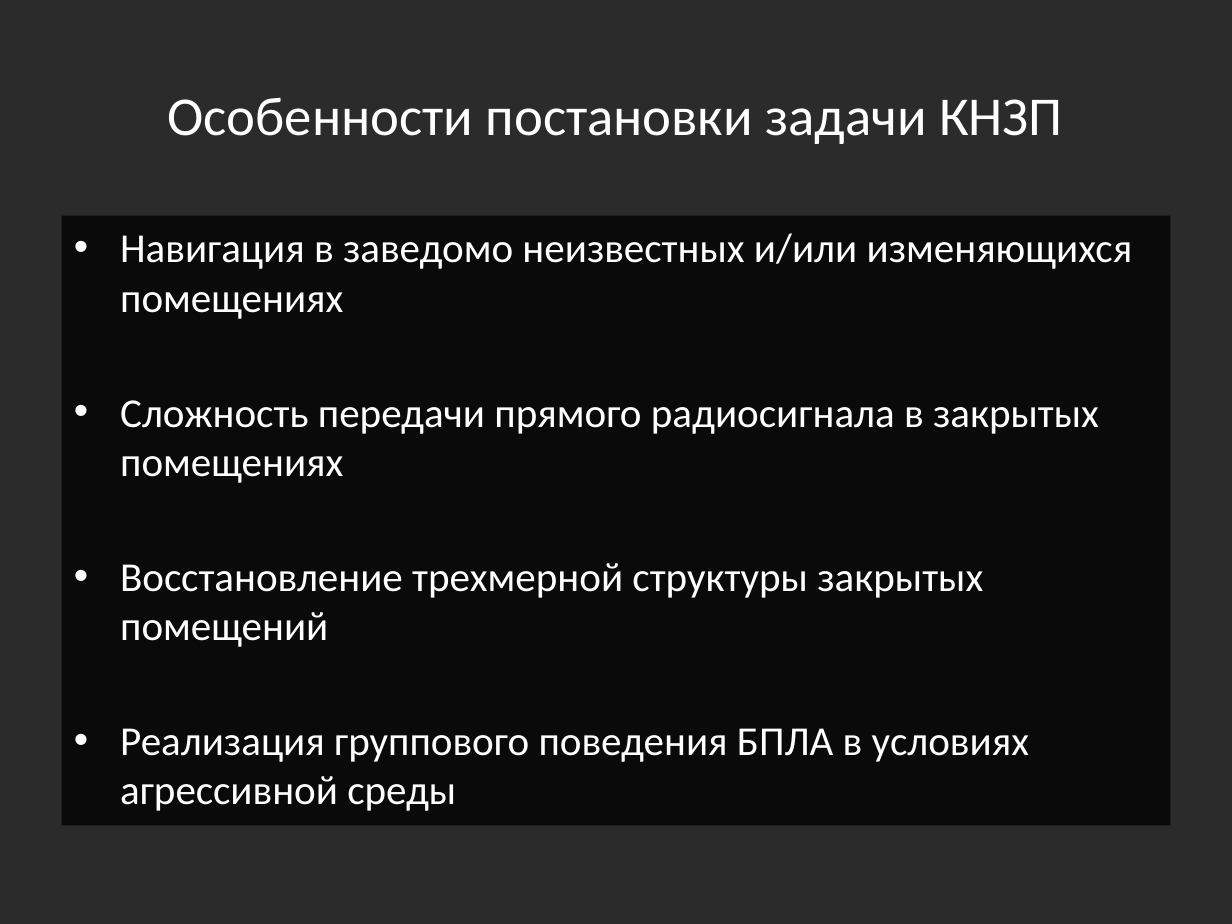
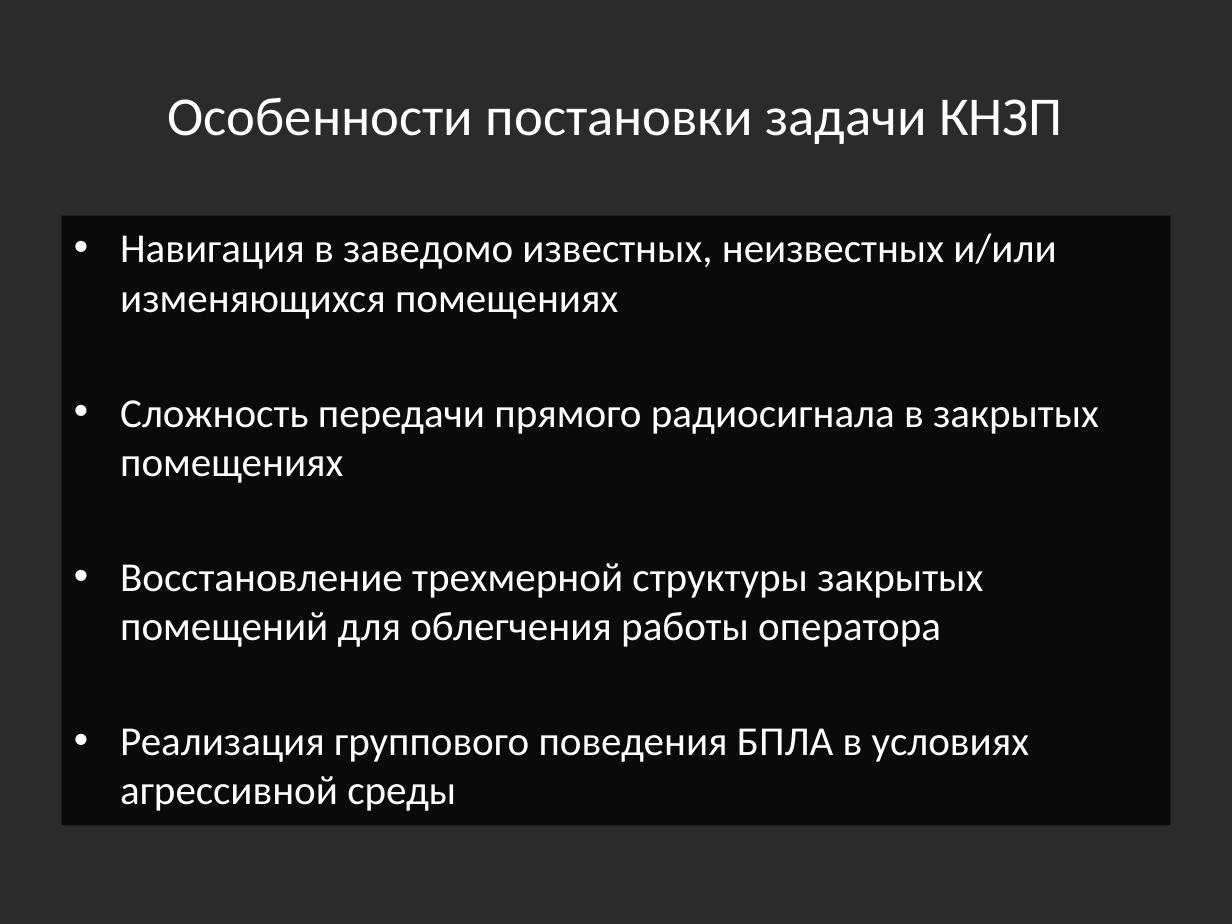
Before and after one commit to Jacobi20/quadro-xds, a slide deck: slide 4 of Docs/Medias2012_dhg.pptx. Drawn at 1232x924 pixels with LibreOffice and Linux fonts; fonts in the diff are those of the drawing; background and template pictures are left out; a plain dark background stands for a picture behind light text. Boxes give left, top, right and bottom in pixels: in the first picture for what was removed or moved away, otherwise in the second. Text is boxed around its words. In the diff, an @@ line names an element or a change of style, - is before the commit and + after.

Commit message:
zxc

```diff
--- a/Docs/Medias2012_dhg.pptx
+++ b/Docs/Medias2012_dhg.pptx
@@ text at [120, 233, 1056, 319]: text changed @@
-• Навигация в заведомо неизвестных и/или изменяющихся помещениях
+• Навигация в заведомо известных, неизвестных и/или изменяющихся помещениях
@@ text at [120, 563, 983, 647]: text changed @@
-• Восстановление трехмерной структуры закрытых помещений
+• Восстановление трехмерной структуры закрытых помещений для облегчения работы оператора
```
Also in this commit, not shown: 5 other slides changed, 4 slides added.
